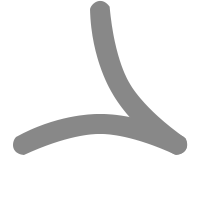
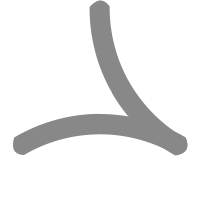
Revision of a layered 200×200 image; what changed, layer by layer:
removed layer "Link 2" over [90, 0, 188, 155]
removed layer "Link 3" over [13, 114, 187, 155]
added layer "Link copy 2" above "Link copy" over [89, 0, 188, 156]
added layer "Link" above "Background" over [13, 113, 188, 155]
